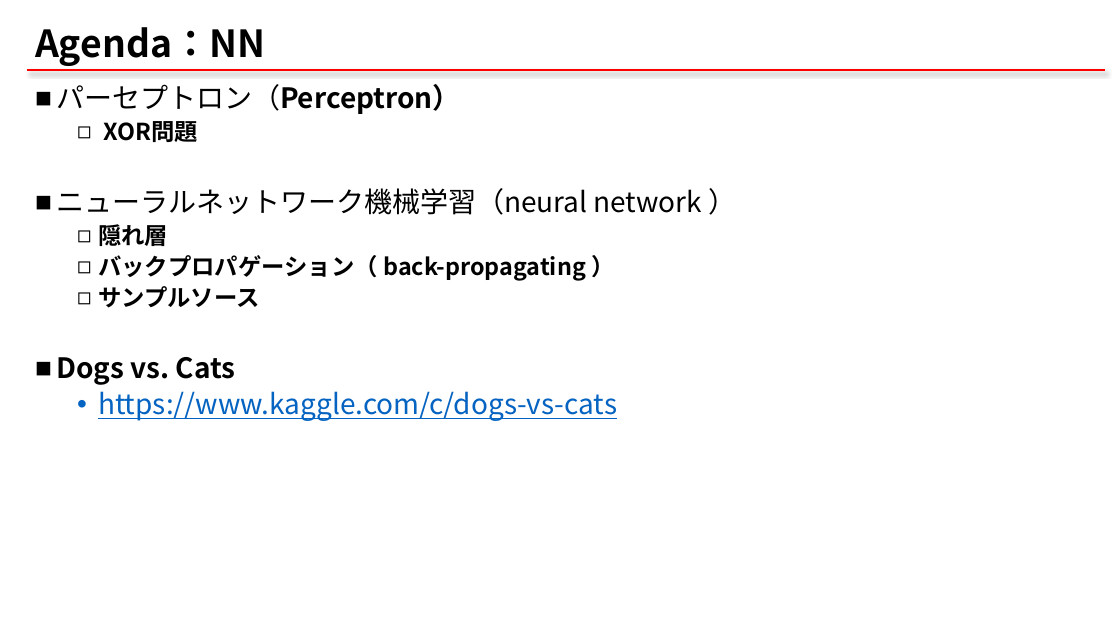
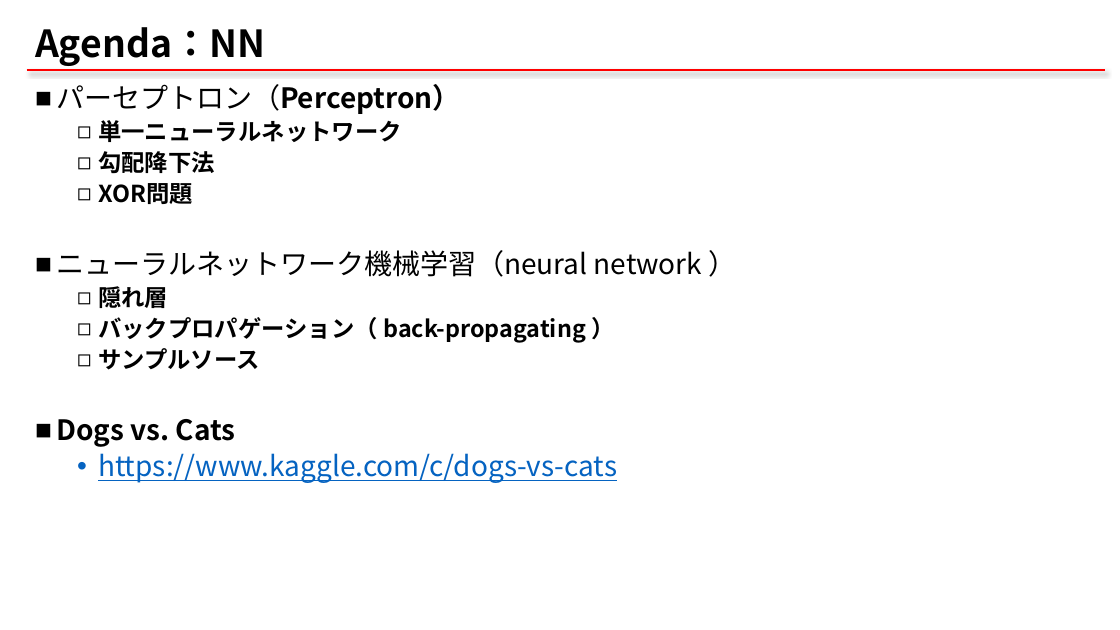
Before and after one commit to qqinxl2015/machine-learning-basic, a slide deck: slide 3 of _ML_01_NN.pptx. Drawn at 1120x630 pixels with LibreOffice and Linux fonts; fonts in the diff are those of the drawing. Boxes give left, top, right and bottom in pixels: in the first picture for what was removed or moved away, otherwise in the second. Text is boxed around its words. In the diff, an @@ line names an element or a change of style, - is before the commit and + after.

```diff
--- a/_ML_01_NN.pptx
+++ b/_ML_01_NN.pptx
@@ text at <box>98,120,402,174</box>: paragraphs added @@
+  ◻ 単一ニューラルネットワーク
+  ◻ 勾配降下法
```
Also in this commit, not shown: 5 other slides changed, 3 slides added, 1 slide removed.
